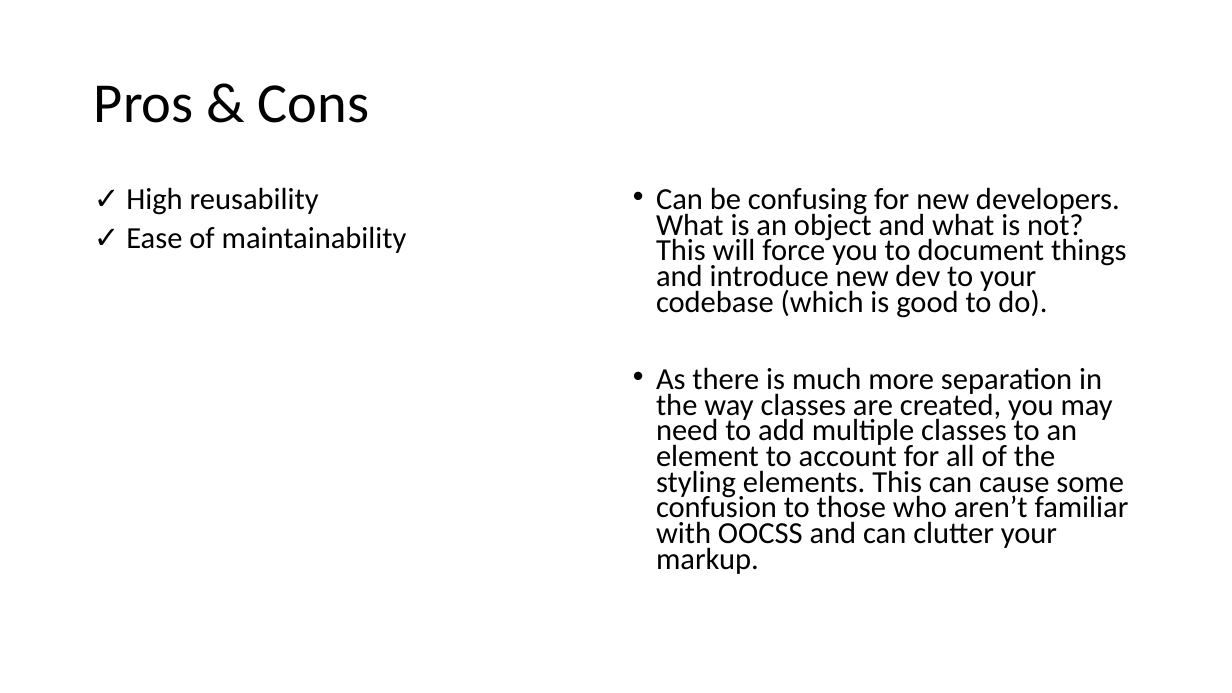
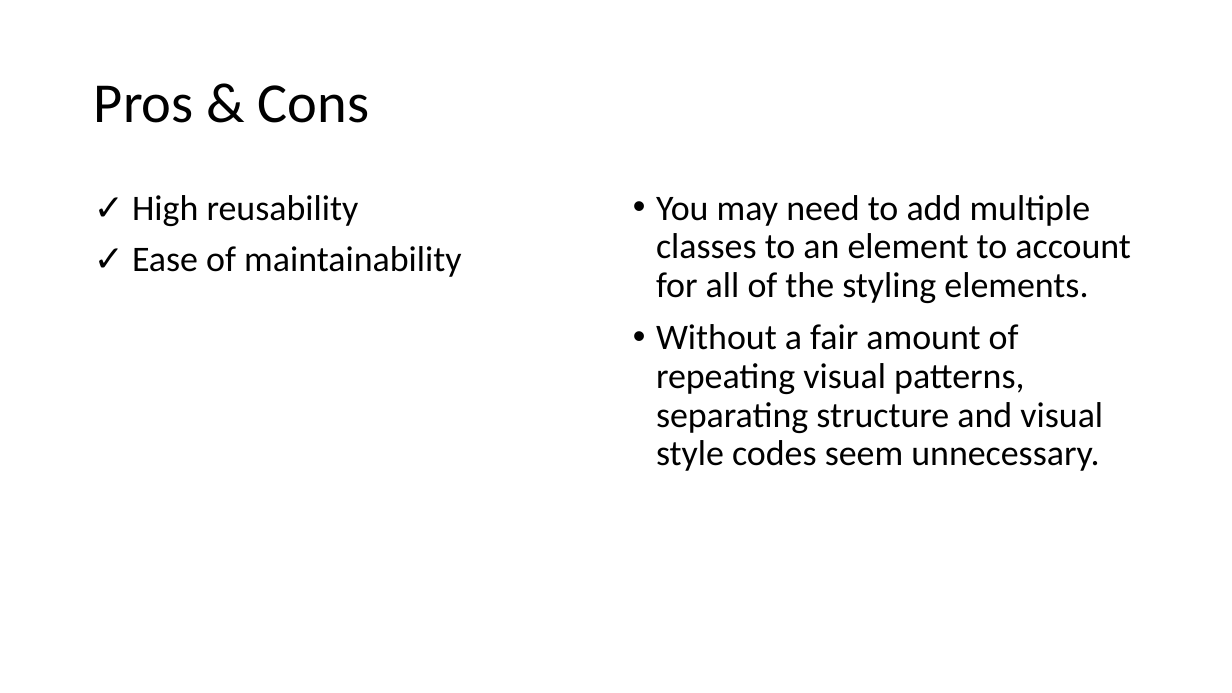
Before and after one commit to AMIS-Services/sig-css-architecture, a slide deck: slide 24 of SIG_CSS_Architecture.pptx (slide 21 before the commit). Drawn at 1232x693 pixels with LibreOffice and Linux fonts; fonts in the diff are those of the drawing. Boxes give left, top, right and bottom in pixels: in the first picture for what was removed or moved away, otherwise in the second. Text is boxed around its words. In the diff, an @@ line names an element or a change of style, - is before the commit and + after.

```diff
--- a/SIG_CSS_Architecture.pptx
+++ b/SIG_CSS_Architecture.pptx
@@ text "✓ High reusability" at <box>132,195,461,277</box>: size 23.8 to 28 pt; line spacing 0.7 to 0.9 @@
@@ text at <box>656,195,1131,471</box>: text changed; size 23.8 to 28 pt @@
-• Can be confusing for new developers. What is an object and what is not? This will force you to document things and introduce new dev to your codebase (which is good to do).
-• As there is much more separation in the way classes are created, you may need to add multiple classes to an element to account for all of the styling elements. This can cause some confusion to those who aren’t familiar with OOCSS and can clutter your markup.
+• You may need to add multiple classes to an element to account for all of the styling elements.
+• Without a fair amount of repeating visual patterns, separating structure and visual style codes seem unnecessary.
```
Also in this commit, not shown: 5 other slides changed, 7 slides added.
